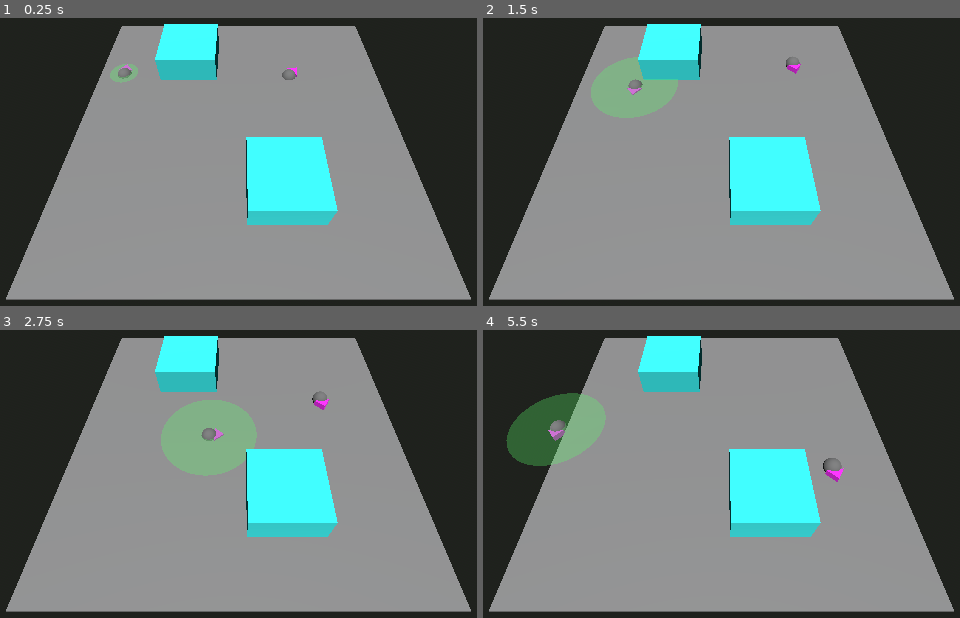
Above: before the commit, frames 1-4 (two rows, left to right).
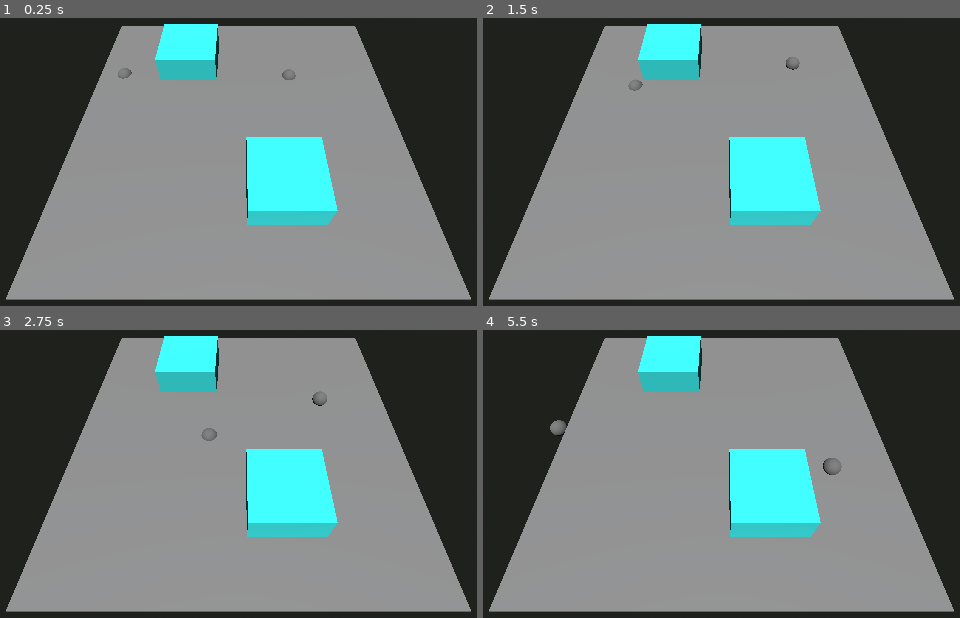
Above: after the commit, the same moments.

Repository: bruom/Gatinhos
Game: Godot game, scene res://Scenes/main.tscn
Same seed, same stepped clock (60 frames per second), same inputs: the game is played once before the commit and once after it.
Inputs:
- Up to frame 1 (0.25 s): no input
- Up to frame 2 (1.5 s): hold D (Right) 0.53-1.28 s; hold F (Interact) 0.53-1.28 s; hold S (Backward) from 1.28 s (still down); tap F (Interact) at 1.35 s
- Up to frame 3 (2.75 s): release S (Backward) at 2.03 s; hold D (Right) from 2.03 s (still down); hold F (Interact) from 2.03 s (still down)
- Up to frame 4 (5.5 s): release D (Right) at 2.78 s; release F (Interact) at 2.78 s; hold W (Forward) 2.78-3.53 s; tap F (Interact) at 2.85, 4.35 s; hold F (Interact) 3.53-4.28 s; hold A (Left) 3.53-5.03 s; hold S (Backward) from 5.03 s (still down); hold F (Interact) from 5.03 s (still down)

The runs differ from the first frame. In frame 1, 0.3% of the frame differs, in the area x 23-63%, y 15-23%; in frame 2, 2.5%; in frame 3, 4.1%, in the area x 33-69%, y 23-51%; in frame 4, 3.9%.

Commit message:
update collision maks and layers

Diff:
--- a/Scenes/Levels/level01.tscn
+++ b/Scenes/Levels/level01.tscn
@@ -1,6 +1,8 @@
-[gd_scene load_steps=2 format=3 uid="uid://jl0ej2ylxsml"]
+[gd_scene load_steps=4 format=3 uid="uid://jl0ej2ylxsml"]
 
 [ext_resource type="PackedScene" uid="uid://bw8gy5ffprefa" path="res://Scenes/Levels/levelBase.tscn" id="1_el0lq"]
+[ext_resource type="PackedScene" uid="uid://cbgwftqyu6xhq" path="res://Scenes/enemy.tscn" id="2_85jsd"]
+[ext_resource type="PackedScene" uid="uid://cl6sjx2r46yng" path="res://Scenes/door.tscn" id="3_uy48r"]
 
 [node name="LevelBase" instance=ExtResource("1_el0lq")]
 
@@ -19,3 +21,9 @@
 
 [node name="PlayerStart" parent="." index="3"]
 transform = Transform3D(1, 0, 0, 0, 1, 0, 0, 0, 1, 0.478012, 0.882097, -7.38783)
+
+[node name="enemy" parent="Enemies" index="0" instance=ExtResource("2_85jsd")]
+transform = Transform3D(1, 0, 0, 0, 1, 0, 0, 0, 1, -1.23724, 1.29321, 4.82758)
+
+[node name="Door" parent="Enemies/enemy" index="2" instance=ExtResource("3_uy48r")]
+transform = Transform3D(0.8982, 0, 0, 0, 1, 0, 0, 0, 1, -0.261368, -0.43069, -7.38147)
--- a/Scenes/cat.tscn
+++ b/Scenes/cat.tscn
@@ -11,20 +11,8 @@
 radius = 0.25
 height = 0.5
 
-[sub_resource type="StandardMaterial3D" id="StandardMaterial3D_e4rwl"]
-albedo_color = Color(1, 0.184314, 1, 1)
-
-[sub_resource type="PrismMesh" id="PrismMesh_c0fhl"]
-material = SubResource("StandardMaterial3D_e4rwl")
-size = Vector3(0.5, 0.3, 0.2)
-
 [node name="cat" type="CollisionShape3D"]
 shape = SubResource("SphereShape3D_otucw")
 
 [node name="mesh" type="MeshInstance3D" parent="."]
 mesh = SubResource("SphereMesh_vhxe4")
-
-[node name="MeshInstance3D" type="MeshInstance3D" parent="mesh"]
-transform = Transform3D(1, -6.97574e-16, -1.5246e-23, -1.5246e-23, -4.37114e-08, 1, -6.97574e-16, -1, -4.37114e-08, 0, 0, -0.313115)
-layers = 1025
-mesh = SubResource("PrismMesh_c0fhl")
--- a/Scenes/door.tscn
+++ b/Scenes/door.tscn
@@ -75,6 +75,7 @@
 
 [node name="LeftDoor" type="RigidBody3D" parent="LeftHinge"]
 transform = Transform3D(1, 0, 0, 0, 1, 0, 0, 0, 1, 0.5, 0, 0)
+collision_mask = 2
 axis_lock_linear_y = true
 
 [node name="CollisionShape3D" type="CollisionShape3D" parent="LeftHinge/LeftDoor"]
@@ -91,6 +92,7 @@
 
 [node name="RightDoor" type="RigidBody3D" parent="RightHinge"]
 transform = Transform3D(1, 0, 0, 0, 1, 0, 0, 0, 1, -0.5, 0, 0)
+collision_mask = 2
 axis_lock_linear_y = true
 
 [node name="CollisionShape3D" type="CollisionShape3D" parent="RightHinge/RightDoor"]
--- a/Scenes/enemy.tscn
+++ b/Scenes/enemy.tscn
@@ -7,8 +7,8 @@
 script = ExtResource("1_0q6mp")
 
 [node name="StaticBody3D" type="StaticBody3D" parent="."]
-axis_lock_angular_x = true
-axis_lock_angular_z = true
+collision_layer = 2
+collision_mask = 3
 
 [node name="cat" parent="StaticBody3D" instance=ExtResource("2_djtmh")]
 
--- a/Scenes/player.tscn
+++ b/Scenes/player.tscn
@@ -1,21 +1,11 @@
-[gd_scene load_steps=5 format=3 uid="uid://nkh8gcim1mk4"]
+[gd_scene load_steps=3 format=3 uid="uid://nkh8gcim1mk4"]
 
 [ext_resource type="Script" path="res://Scripts/player.gd" id="1_keg1m"]
 [ext_resource type="PackedScene" uid="uid://bavl8tqj08fh1" path="res://Scenes/cat.tscn" id="2_obngv"]
 
-[sub_resource type="StandardMaterial3D" id="StandardMaterial3D_iw5l2"]
-transparency = 1
-albedo_color = Color(0.345098, 1, 0.403922, 0.294118)
-
-[sub_resource type="CylinderMesh" id="CylinderMesh_7s172"]
-material = SubResource("StandardMaterial3D_iw5l2")
-height = 0.001
-
 [node name="Player" type="CharacterBody3D"]
+collision_layer = 2
+collision_mask = 3
 script = ExtResource("1_keg1m")
 
 [node name="cat" parent="." instance=ExtResource("2_obngv")]
-
-[node name="sound_debug" type="MeshInstance3D" parent="."]
-transform = Transform3D(1, 0, 0, 0, 1, 0, 0, 0, 1, 2.08165e-12, 0.1, 2.08165e-12)
-mesh = SubResource("CylinderMesh_7s172")
--- a/Scripts/levelBase.gd
+++ b/Scripts/levelBase.gd
@@ -27,7 +27,14 @@
 		add_child(area)
 		area.position = Vector3(finishGridPosition.x, finishGridPosition.y, finishGridPosition.z) + Vector3(0.5, 0.5, 0.5)
 
+		area.set_collision_mask_value(1, false)
+		area.set_collision_mask_value(2, true)
+
 		$LevelMap.set_cell_item(finishGridPosition, -1)
+
+		var meshInstance = MeshInstance3D.new()
+		meshInstance.mesh = BoxMesh.new()
+		area.add_child(meshInstance)
 
 
 func player_entered_finish_tile(node):
--- a/Scripts/player.gd
+++ b/Scripts/player.gd
@@ -14,6 +14,4 @@
 		look_at(global_position + velocity)
 		move_and_slide()
 	else:
-		current_sound_radius = 0.0
-
-	sound_debug.mesh.bottom_radius = current_sound_radius
+		current_sound_radius = 0.
Not shown: 1 places in Scenes/cat.tscn that only renumber resources
Not shown: 1 places in Scenes/deleteme.tscn that only renumber resources
Not shown: 1 places in Scenes/door.tscn that only renumber resources
